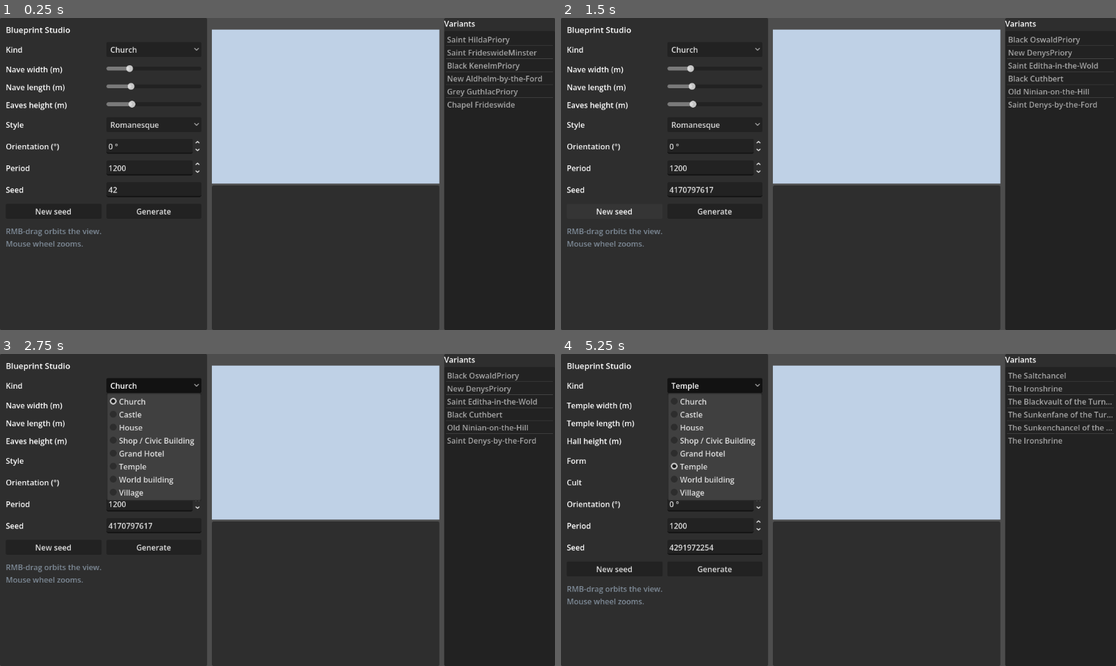
Above: before the commit, frames 1-4 (two rows, left to right).
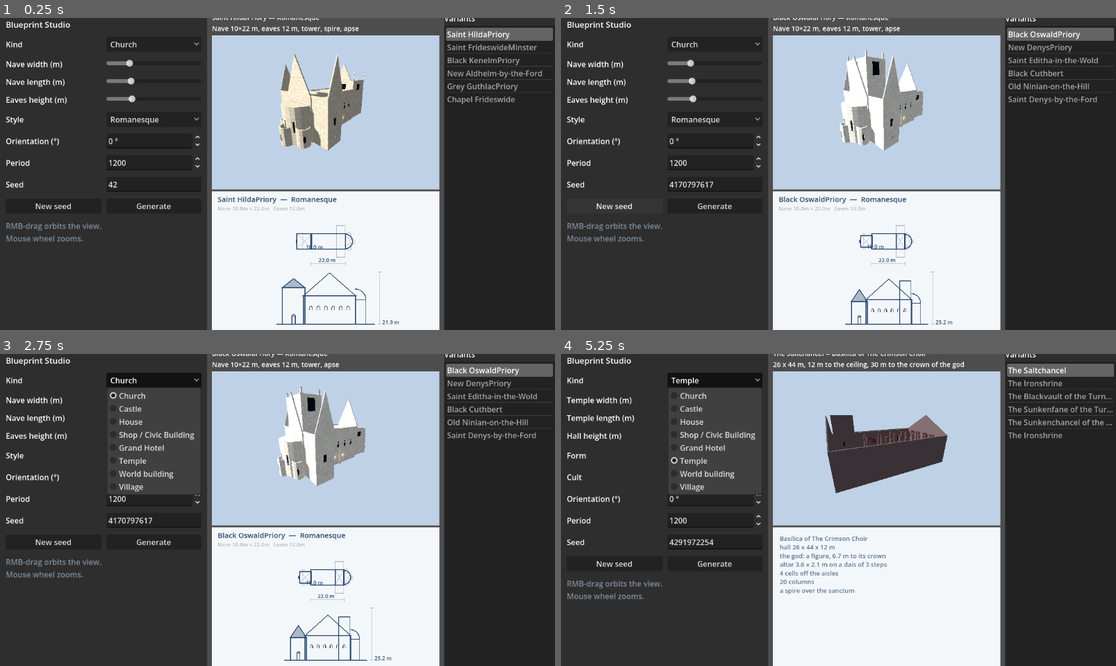
Above: after the commit, the same moments.

Repository: drAshcroft/BrickWild
Game: Godot game, scene res://scenes/studio.tscn
Same seed, same stepped clock (60 frames per second), same inputs: the game is played once before the commit and once after it.
Inputs:
- Up to frame 1 (0.25 s): no input
- Up to frame 2 (1.5 s): click "New seed" at 0.5 s; click "New seed" at 1.25 s
- Up to frame 3 (2.75 s): click "Church" at 2 s
- Up to frame 4 (5.25 s): click "Romanesque" at 2.75 s; click "New seed" at 3.5 s; click "New seed" at 4.25 s; click "Temple" at 5 s

The runs differ from the first frame. In frame 1, 29% of the frame differs, in the area x 1-100%, y 0-100%; in frame 2, 29%; in frame 3, 30%; in frame 4, 31%.
Error before the commit: Parse Error: Cannot find member "back" in base "PackedFloat32Array". (res://core/mesh_kit.gd:681)

Commit message:
CAS-013 Verify curved Elven walls

Diff:
--- a/core/mesh_kit.gd
+++ b/core/mesh_kit.gd
@@ -678,7 +678,7 @@
 	var distances := PackedFloat32Array([0.0])
 	for i in range(1, count):
 		distances.append(distances[i - 1] + points[i - 1].distance_to(points[i]))
-	var run := distances.back()
+	var run: float = distances[distances.size() - 1]
 	if run <= 0.001:
 		return AABB()
 	var levels: Array[float] = [0.0, height]
--- /dev/null
+++ b/tools/render_cas013_elven.gd
@@ -0,0 +1,35 @@
+extends "res://tools/render_shots.gd"
+## Fixed-camera assembled evidence for CAS-013's bowed Elven curtain walls.
+
+const CAS013_OUT := "res://artifacts/renders"
+
+
+func _init() -> void:
+	DirAccess.make_dir_recursive_absolute(ProjectSettings.globalize_path(CAS013_OUT))
+	_build_stage()
+	await process_frame
+	var spec := CastleSpec.new(13013)
+	spec.style = &"elven"
+	spec.width = 60.0
+	spec.length = 70.0
+	spec.height = 20.0
+	spec.tier_override = &"castle"
+	CastleGenerator.generate(spec, spec.seed)
+	var centre := Vector3(0.0, 11.0, 0.0)
+	for row in [
+		{"name": "cas013_elven_curved_walls", "camera": centre + Vector3(76.0, 52.0, -82.0)},
+		{"name": "cas013_elven_curved_walls_high", "camera": centre + Vector3(54.0, 88.0, -62.0)},
+	]:
+		var castle := CastleAssembler.build(spec, false)
+		_root3d.add_child(castle)
+		_cam.position = row.camera
+		_cam.look_at(centre)
+		for _frame in range(5):
+			await process_frame
+			await RenderingServer.frame_post_draw
+		var path := CAS013_OUT + "/" + String(row.name) + ".jpg"
+		_vp.get_texture().get_image().save_jpg(path, 0.94)
+		print("CAS-013 assembled render: ", path)
+		castle.queue_free()
+		await process_frame
+	quit()
Not shown, added: tests/suites/castle_curved_suite.gd.uid
